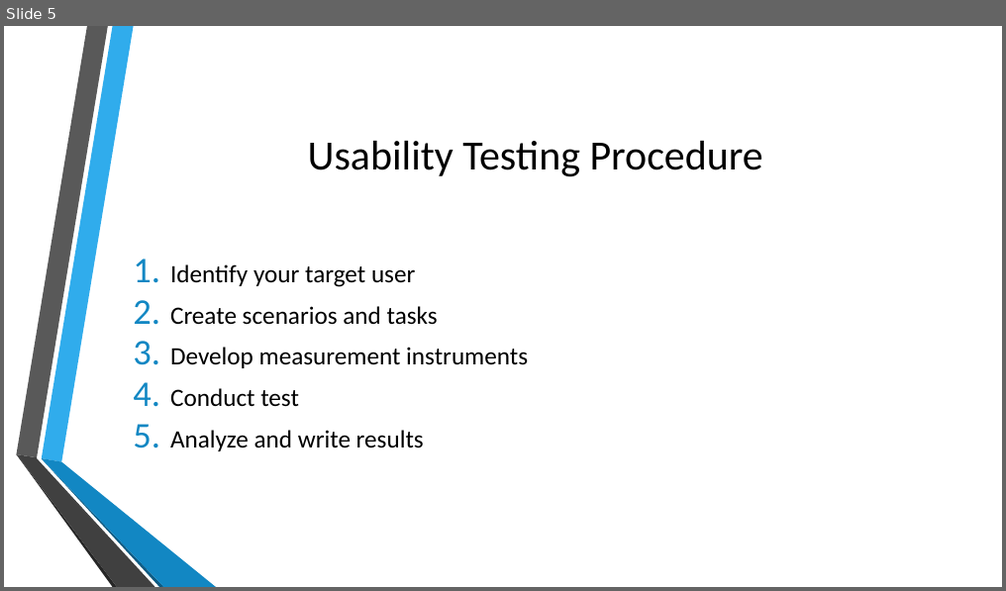
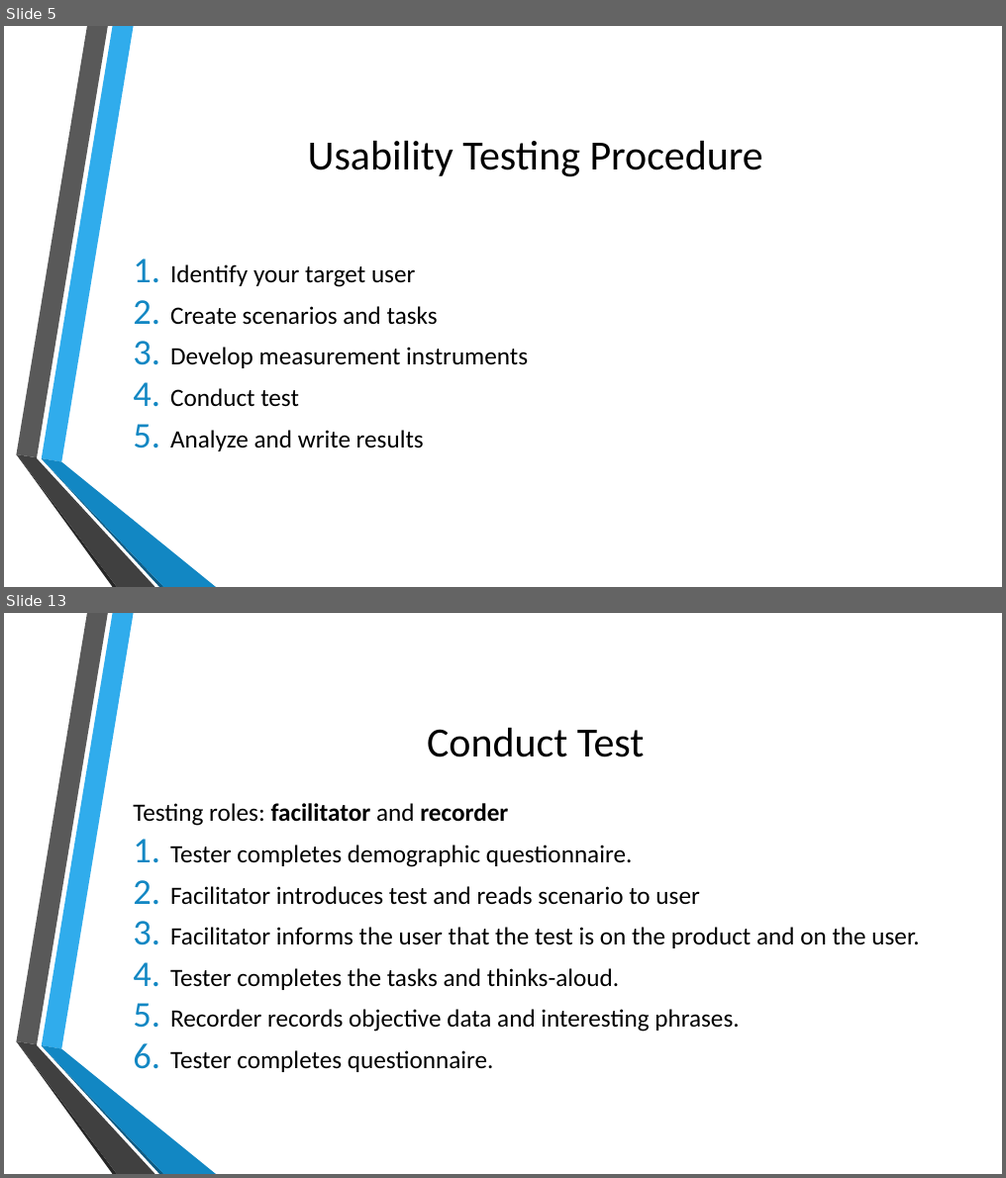
Before and after one commit to doctorlam/tecm4180, a slide deck: readings/usability.pptx. Shown one above the other, each under a label of ours: slide 5 before the commit, slides 5 and 13 after it; the slides between them are not shown. The pictures are 1006x591 and 1006x1178 pixels, drawn with LibreOffice and Linux fonts; fonts in the diff are those of the drawing; background and template pictures are left out. Boxes give left, top, right and bottom in pixels: in the first picture for what was removed or moved away, otherwise in the second. Text is boxed around its words. In the diff, an @@ line names an element or a change of style, - is before the commit and + after.

```diff
--- a/readings/usability.pptx
+++ b/readings/usability.pptx
@@ slide 13 added at <box>4,613,1002,1174</box>, background picture (left out); not listed: 6 template elements that a slide beside it also shows @@
@@ title added at <box>427,728,645,758</box>, 40 pt, text #000000 @@
+Conduct Test
@@ text added at <box>133,803,919,1072</box>, 24 pt, text #000000 @@
+Testing roles: facilitator and recorder
+1. Tester completes demographic questionnaire.
+2. Facilitator introduces test and reads scenario to user
+3. Facilitator informs the user that the test is on the product and on the user.
+4. Tester completes the tasks and thinks-aloud.
+5. Recorder records objective data and interesting phrases.
+6. Tester completes questionnaire.
```
Also in this commit, not shown: 2 slides changed, 12 other slides added, 7 other files.
